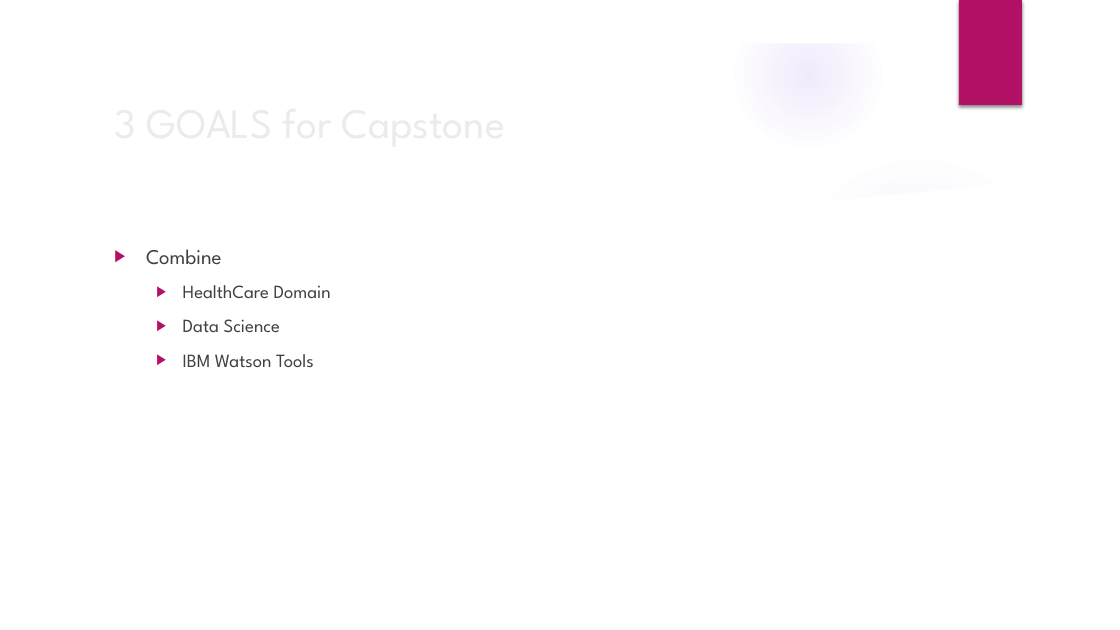
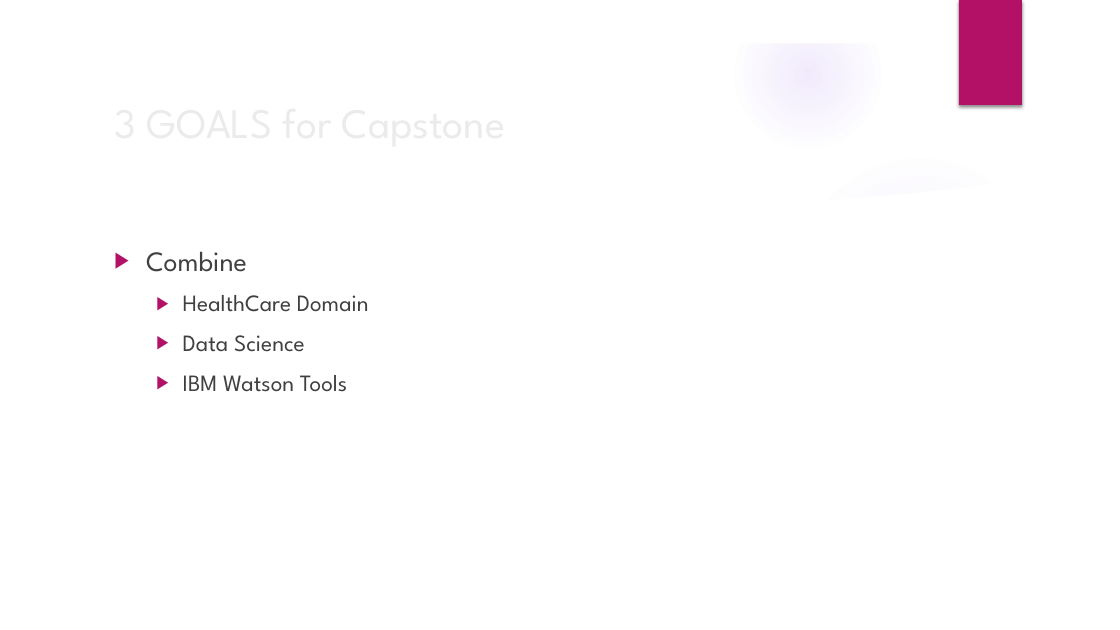
Before and after one commit to GregSimpson/SupportVectorMachine-CancerClassification, a slide deck: slide 4 of docs/gsimpson-CapstonePresentation.pptx. Drawn at 1120x630 pixels with LibreOffice and Linux fonts; fonts in the diff are those of the drawing; background and template pictures are left out. Boxes give left, top, right and bottom in pixels: in the first picture for what was removed or moved away, otherwise in the second. Text is boxed around its words. In the diff, an @@ line names an element or a change of style, - is before the commit and + after.

```diff
--- a/docs/gsimpson-CapstonePresentation.pptx
+++ b/docs/gsimpson-CapstonePresentation.pptx
@@ text "Combine" at (146,251,369,392): size 18 to 24 pt in "Combine"; size 16 to 20 pt in "HealthCare Domain", "Data Science", "IBM Watson Tools" @@
```
Also in this commit, not shown: 8 other slides changed, 2 slides removed, 1 other file.
